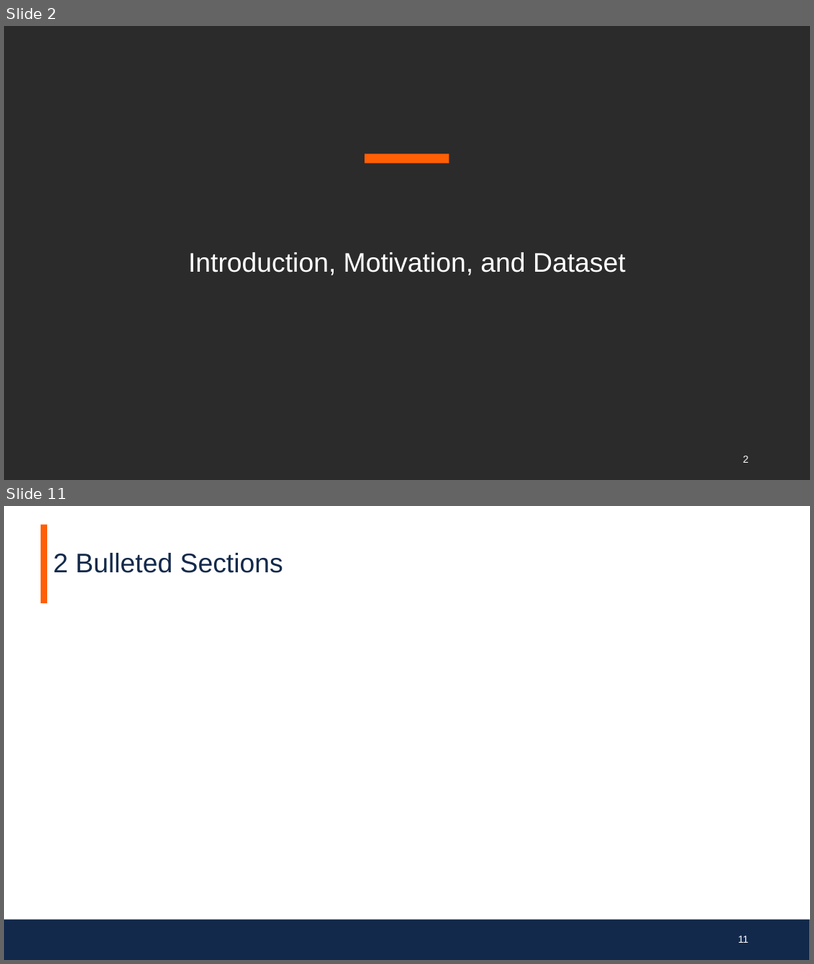
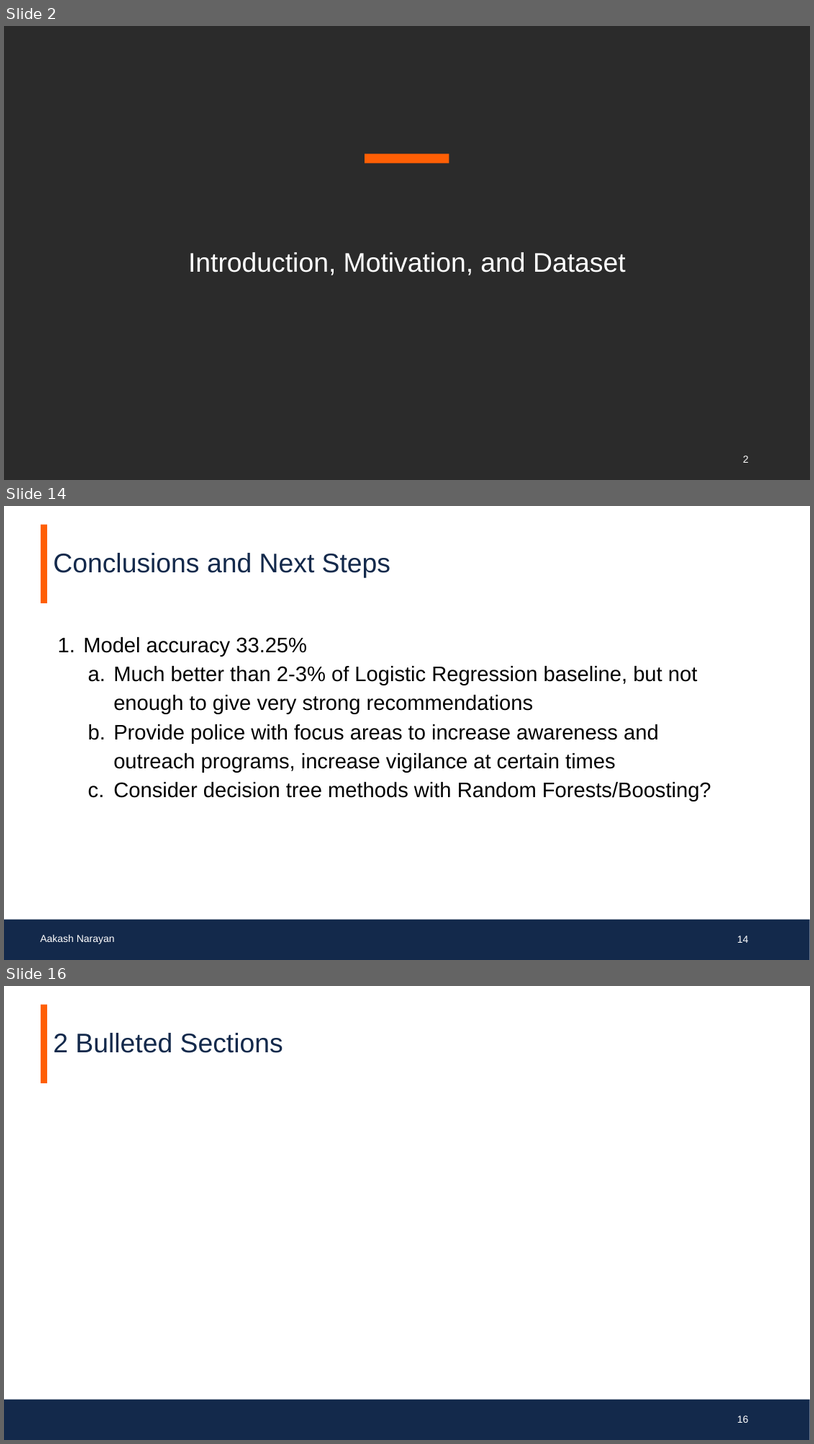
Before and after one commit to SimonKato/Chicago-Crime-Analysis, a slide deck: FinalPresentation.pptx. Shown one above the other, each under a label of ours: slides 2 and 11 before the commit, slides 2, 14 and 16 after it; the slides between them are not shown. The pictures are 814x964 and 814x1444 pixels, drawn with LibreOffice and Linux fonts; fonts in the diff are those of the drawing; background and template pictures are left out; a plain dark background stands for a picture behind light text. Boxes give left, top, right and bottom in pixels: in the first picture for what was removed or moved away, otherwise in the second. Text is boxed around its words. In the diff, an @@ line names an element or a change of style, - is before the commit and + after.

Commit message:
Another update from google drive. Namely, the conclusion document, which has primarily been switched to .tex.

```diff
--- a/FinalPresentation.pptx
+++ b/FinalPresentation.pptx
@@ slide 14 added at box(4, 506, 810, 960), background #FFFFFF; not listed: 2 template elements that a slide beside it also shows @@
@@ title added at box(53, 553, 391, 577), 32 pt, text #13294B @@
+Conclusions and Next Steps
@@ text added at box(83, 637, 712, 801), 25 pt, text #000000 @@
+1. Model accuracy 33.25%
+  a. Much better than 2-3% of Logistic Regression baseline, but not enough to give very strong recommendations
+  b. Provide police with focus areas to increase awareness and outreach programs, increase vigilance at certain times
+  c. Consider decision tree methods with Random Forests/Boosting?
@@ text added at box(40, 934, 115, 944), 12 pt, text #FFFFFF @@
+Aakash Narayan
@@ page number added at box(738, 935, 749, 942), 12 pt, text #FFFFFF @@
+14
@@ what was slide 11 is now slide 16 @@
@@ page number at box(738, 1415, 749, 1422): text changed @@
-11
+16
```
Also in this commit, not shown: 8 slides changed, 4 other slides added, 14 other files.
